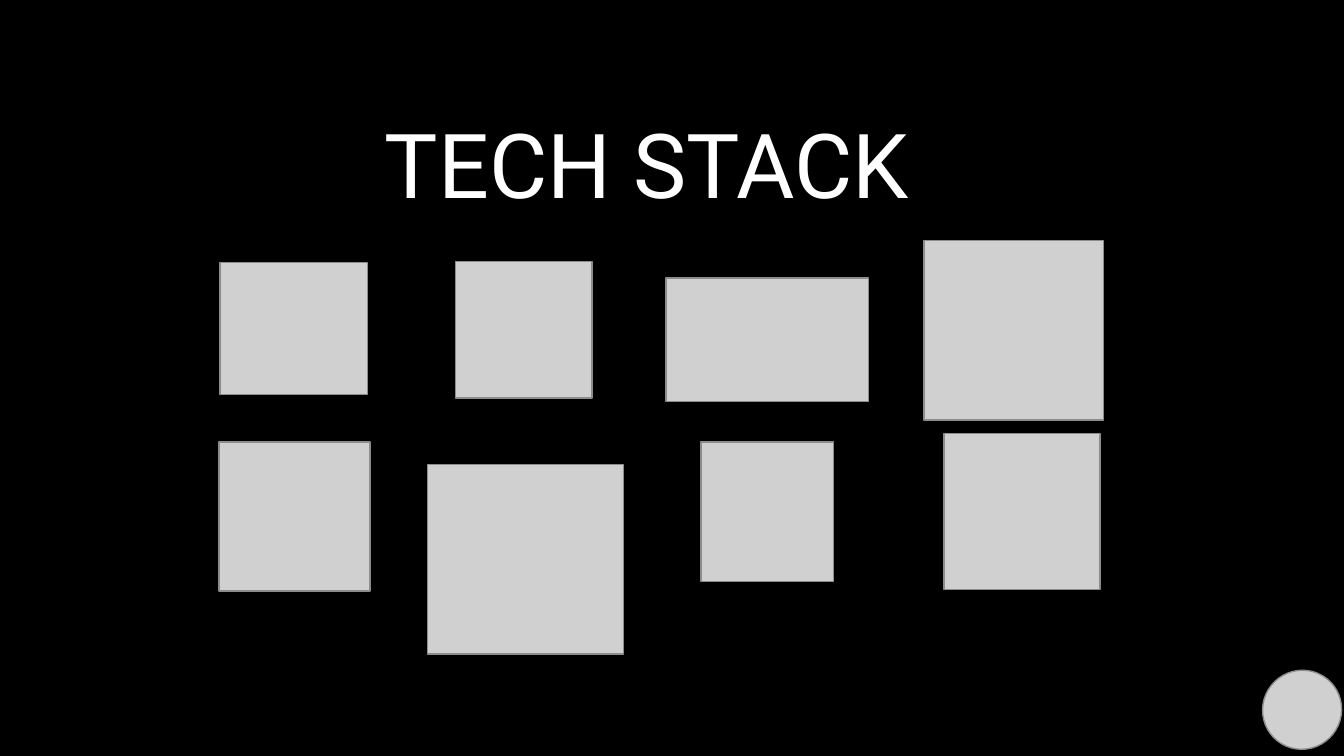
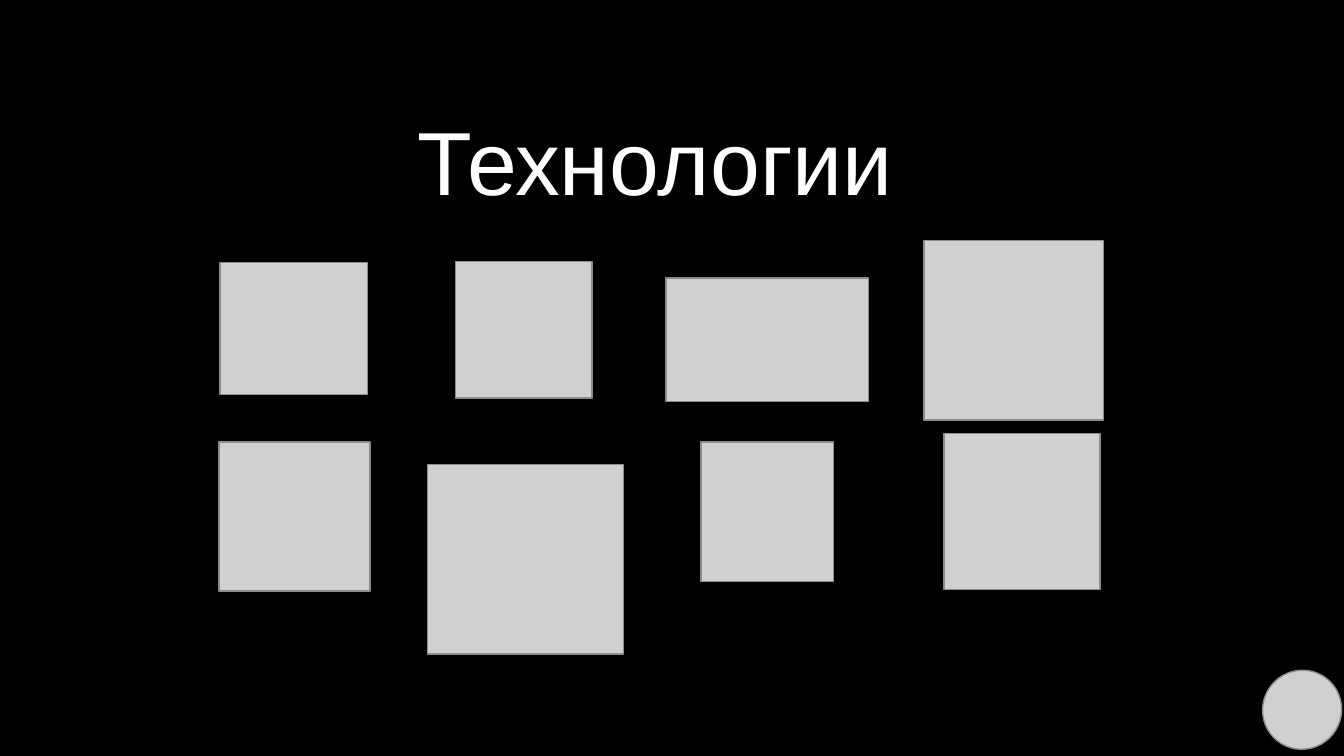
Before and after one commit to codingburgas/2526-dual-education-oh-my-node, a slide deck: slide 5 of docs/Oh My Node-Presentation.pptx. Drawn at 1344x756 pixels with LibreOffice and Linux fonts; fonts in the diff are those of the drawing; grey boxes stand for pictures; background and template pictures are left out. Boxes give left, top, right and bottom in pixels: in the first picture for what was removed or moved away, otherwise in the second. Text is boxed around its words. In the diff, an @@ line names an element or a change of style, - is before the commit and + after.

```diff
--- a/docs/Oh My Node-Presentation.pptx
+++ b/docs/Oh My Node-Presentation.pptx
@@ text at [418, 133, 893, 196]: text changed; font Roboto to Arial @@
-TECH STACK
+Технологии
```
Also in this commit, not shown: 1 other slide changed, 2 slides added, 2 slides removed.
